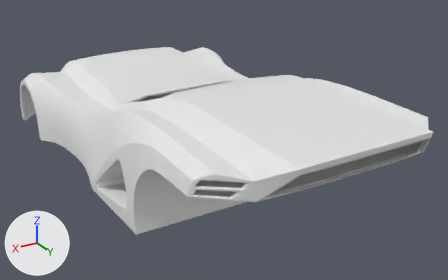
A saved change to the Blender file batman_car.blend.
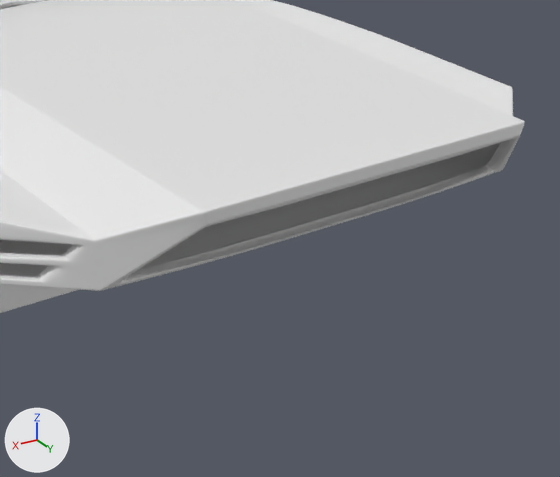
Each version is shown whole from a 50 mm camera at (2.79, 5.56, 2.91) aimed at (-0.26, 0.47, 0.36), then close up on the part from 48% to 100% of the width and 29% to 100% of the height. The axes (+X, +Y, +Z) are drawn at lower left. The lights are the same throughout.

Objects in the first close-up: 'Body Final'.
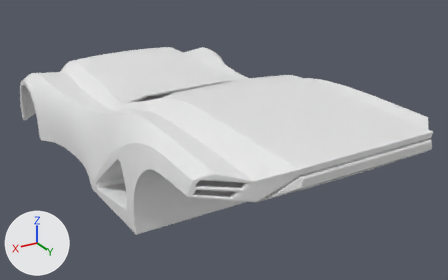
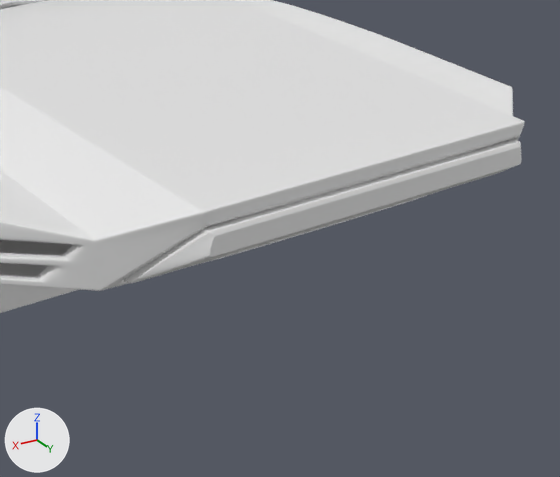
The change, as a list of edits to the scene's bpy script:
```text
Change me_plane_003:
    where me_plane_003.from_pydata(...)  # 1365 vertices, 1277 faces; spans x 0.0..1.25, y -0.11..0.98, z -5.31..0.0
    used by ob_body_final; location = (0.0, -2.498, 0.229); rotation_euler = (1.571, 0.0, 0.0), in degrees (90, 0, 0)
    before: 587 (0.39, 0.7, -5.13), 588 (0.39, 0.7, -5.12), 589 (0.39, 0.7, -5.13), 590 (0.0, 0.7, -5.13), 591 (0.0, 0.7, -5.12)
    before: 592 (0.0, 0.7, -5.13), 1249 (0.0, 0.72, -5.14), 1251 (0.39, 0.72, -5.14)
    me_plane_003 part 1
    add for i in [*range(587, 593), 1249, 1251]: me_plane_003.vertices[i].co += Vector((0.0, 0.0, 0.02))
Add me_plane_001:
    me_plane_001.from_pydata(...)  # 80 vertices, 65 faces; spans x 0.0..0.712, y 0.722..0.926, z -5.392..-5.146
    me_plane_001.polygons.foreach_set('use_smooth', [True] * 65)
Add ob_body_final_001:
    ob_body_final_001 = bpy.data.objects.new('Body Final.001', me_plane_001)
    ob_body_final_001.location = (0.0, -2.563, 0.229)
    ob_body_final_001.rotation_euler = (1.571, 0.0, 0.0)  # degrees (90, 0, 0)
    _m = ob_body_final_001.modifiers.new('Mirror', 'MIRROR')
    _m.use_clip = True
    _m = ob_body_final_001.modifiers.new('Subdivision', 'SUBSURF')
    _m.levels = 2
```

Boxes [x1, y1, x2, y2] around the edits, measured in the close-ups (560 x 477 px; the box of a moved part takes in the faces that stretch with it):
'Body Final.001', added: after [124, 139, 521, 283]
part 1 of me_plane_003, moved or reshaped: before [132, 171, 482, 283]; after [190, 189, 446, 267]
